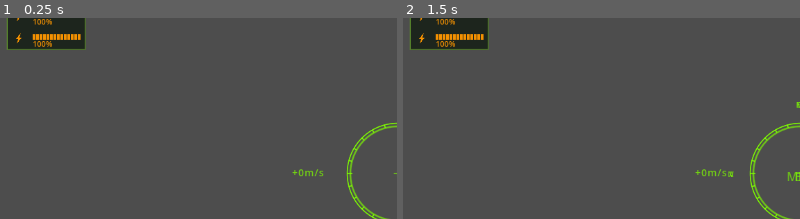
Above: before the commit, frames 1-2 (left to right).
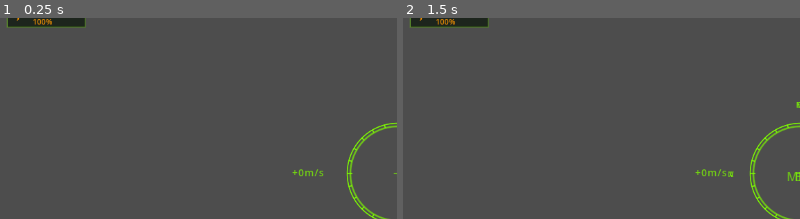
Above: after the commit, the same moments.

Repository: jleclanche/iw2-remaster
Game: Godot game, scene res://scenes/main.tscn
The game is run twice, just before and just after one commit, with the same random seed, the same clock (stepped at 60 frames per second) and the same inputs.
Inputs (mouse positions are % of the whole screen's width and height, from its top left):
- Up to frame 1 (0.25 s): no input
- Up to frame 2 (1.5 s): tap Enter at 0.5 s; move the mouse to (72, 50) at 0.52 s; hold Right 0.53-1.25 s; hold Enter 0.53-1.25 s; click (72, 50) at 0.67 s; tap Space at 0.77, 1.07, 1.25 s; drag from (30, 61) to (45, 78) at 1.27 s
The pictures show only the part of the screen within x 0-50%, y 17-67%; the shares and areas given below are measured in that part.

The runs differ from the first frame. In frame 1, 2.4% of the frame differs, in the area x 1-22%, y 3-16%; in frame 2, 2.4%.
Error in both runs: Unable to iterate on object of type 'Nil'. (res://scripts/pog/natives/world.gd:265)

Commit message:
HUD: a locked base is a NAVIGATION LOCK with an icon, not a target render
Three of the four HUD divergences fixed against the shipped iwar2.dll:

- NAVIGATION LOCK vs TARGET LOCK, and no 3D render for a nav lock. The MFD
  mode is a class-ICON lookup, not "is it a ship": FUN_10102930 ->
  FUN_10102e30 keeps mode 2 (the EO render) ONLY when FUN_100e86d0(sim)==0
  (a plain ship). A station/base (cat 0xe -> glyph 58/59/61), a waypoint,
  an L-point all redirect to mode 3 = NAVIGATION LOCK with the class glyph
  and no render. _draw_mfd now routes station/gunstar/base/lpoint/waypoint
  to mode 3; only target_ai ships get the render. Captions read from
  hud.csv (mode 2 "TARGET LOCK", mode 3 "NAVIGATION LOCK", line 2
  "WAYPOINT").
- Shield status was overlapping the ORB; per flux.ini's element order
  (OrbRadar -> Shields -> Clock) it belongs UNDER the ORB. Threaded a
  right-hand cursor so shields sit below the ORB and the clock below them.
- The weapon panel was splitting the name on "/" into an invented
  "L-PBC / R-PBC" pair; icHUDWeapons draws one row per group -- now one row.

The colour is the one point left open, and honestly. In the shipped DLL
the reticle ring is green UNCONDITIONALLY (0x100f6352) and the magenta
DAT is never read -- so we did NOT recolour the ring amber or add a purple
crosshair, because that would contradict the binary. A reference that
shows amber/purple does not match this DLL; recorded as UNRESOLVED pending
where that reference came from, rather than guessing.

mechcheck 29/29, campcheck PASS. nav-lock screenshot read back and
confirmed.

Co-Authored-By: Claude Fable 5 <noreply@anthropic.com>

Diff:
--- a/game/scripts/hud.gd
+++ b/game/scripts/hud.gd
@@ -242,6 +242,7 @@
 
 func _process(d: float) -> void:
 	_menushot_step(d)
+	_navshot_step(d)
 	_menu_spin_step(d)
 	_menu_process(d)
 	if flash_time > 0.0:
@@ -289,9 +290,14 @@
 			_mfd_fx.active = false
 		_draw_mfd()
 	_draw_weapon_panel()
-	# icHUDShipStatus lives on the additive _status_fx layer (see _ready)
+	# icHUDShipStatus lives on the additive _status_fx layer (see _ready).
+	# The right-hand block stack is, top to bottom, icHUDOrbRadar (7),
+	# icHUDShields (8) and icHUDClock (9) in flux.ini [icHUD] draw order, so the
+	# SHIELD STATUS panel sits directly under the contacts ORB and the clock under
+	# that. _draw_orb seeds _rhs_y; the shields and clock stack off it.
+	_draw_orb()
 	_draw_shield_panel()
-	_draw_orb()
+	_draw_clock(_rhs_y)
 	_draw_contact_list()
 	_draw_log(c)
 	_draw_console()
@@ -873,6 +879,16 @@
 	# FUN_100f6340 switches to the off-reticle indicator once the target sits
 	# further than RET_R + RET_SLOP from the centre.
 	if not behind and p.distance_to(c) < RET_R + RET_SLOP:
+		# In-reticle marker (FUN_100f6340 @ 0x100f64ec): for a NAVIGATION lock
+		# (target category 4 waypoint / 5 L-point) the master draws the class
+		# glyph -- sprite 47 (waypoint) or 60 (L-point) -- AT the target's screen
+		# position, in the contact colour, filling the ring when the nav point is
+		# dead ahead. A base/station lock shows its class glyph the same way. This
+		# is the "crosshair in the ring" of a nav lock; ships instead get the
+		# FUN_100f76a0 lead/box marker, which our bracket pass already draws.
+		var nav := _target_nav_icon()
+		if nav != 0:
+			_spr(p, nav, col)
 		return
 	var local: Vector3 = cam.global_transform.affine_inverse() * world
 	var dir2 := Vector2(local.x, -local.y)
@@ -888,6 +904,22 @@
 		var t: Dictionary = main.objects[main.target_idx]
 		return GREEN if t["category"] == "lpoint" else YELLOW
 	return YELLOW
+
+func _target_nav_icon() -> int:
+	# The in-reticle class glyph for the current target if it is a NAVIGATION
+	# lock (mode-3 category), else 0. Same table as the MFD's class icon
+	# (FUN_100e86d0): waypoint 47, L-point 60, station/base 58.
+	# Only categories 4 (waypoint) and 5 (L-point) are drawn as the centred class
+	# glyph by the reticle master (0x100f64ec). A station lock uses FUN_100f76a0's
+	# box marker instead, whose atlas cell we have not verified, so we leave a
+	# station to the corner-bracket pass rather than invent a centred glyph.
+	if main.target_ai != null and is_instance_valid(main.target_ai):
+		return 0
+	if main.target_idx >= 0:
+		var cat := str(main.objects[main.target_idx]["category"])
+		if cat == "lpoint" or cat == "waypoint":
+			return _nav_class_icon(cat)
+	return 0
 
 # @element icHUDReticle
 #
@@ -1760,6 +1792,62 @@
 	menu_focus = MENU_SHOTS[_mshot_i]
 	menu_time = 8.4
 
+# --- dev: `-- --hudnavshot` ---------------------------------------------------
+# Verifies the NAVIGATION-LOCK flight HUD: spawns beside Lucrecia's Base (the
+# menu's "Lucrecia's Base (Nebula)" entry -> start_in_system with the base as the
+# arrival entity), targets the base, faces it, writes one windowed PNG and quits.
+# Run WITHOUT --headless so the viewport actually renders.
+var _navshot_i := -2
+var _navshot_t := 0.0
+
+func _navshot_step(d: float) -> void:
+	if _navshot_i == -2:
+		_navshot_i = 0 if "--hudnavshot" in OS.get_cmdline_user_args() else -3
+		return
+	if _navshot_i == -3:
+		return
+	_navshot_t += d
+	match _navshot_i:
+		0:
+			if _navshot_t < 0.4:
+				return
+			# leave the front end and arrive beside the base
+			main.menu.launched = true
+			main.menu.visible = false
+			main.start_in_system("hoffers_wake", "Lucrecia's Base")
+			# target the base and point the nose at it so the nav lock sits in
+			# the reticle
+			main.ship.global_position = Vector3.ZERO
+			main.ship.velocity = Vector3.ZERO
+			for i in main.objects.size():
+				if str(main.objects[i]["name"]) == "Lucrecia's Base":
+					main.target_idx = i
+					var o: Dictionary = main.objects[i]
+					var to := Vector3(o["x"] - main.px, o["y"] - main.py,
+							o["z"] - main.pz).normalized()
+					main.ship.global_transform = Transform3D(Basis.IDENTITY,
+							Vector3.ZERO).looking_at(to * 1000.0, Vector3.UP)
+					break
+			main.cam_mode = 1
+			main._apply_view()
+			_navshot_i = 1
+			_navshot_t = 0.0
+		1:
+			if _navshot_t < 1.2:
+				return
+			var img := get_viewport().get_texture().get_image()
+			var dir: String = main._base().path_join("build/shots")
+			DirAccess.make_dir_recursive_absolute(dir)
+			img.save_png(dir.path_join("hud_navlock.png"))
+			print("HUDNAVSHOT hud_navlock.png  target=",
+					main.objects[main.target_idx]["name"] if main.target_idx >= 0
+					else "<none>")
+			_navshot_i = 2
+			_navshot_t = 0.0
+		2:
+			if _navshot_t > 0.2:
+				get_tree().quit()
+
 # --- world-space target marks -----------------------------------------------
 # @element icHUDBrackets
 #   Draw = FUN_100e37f0. Corner brackets on the projected bounding box, the
@@ -1912,7 +2000,18 @@
 		tname = str(t["name"])
 		ttype = str(t.get("type", ""))
 		match tcat:
-			"lpoint", "waypoint":
+			# The engine's mode select (FUN_10102930 -> FUN_10102e30) does NOT key
+			# on "is this a ship". It routes to mode 3 (NAVIGATION LOCK, class
+			# icon, no video feed) for any sim whose class-icon lookup
+			# FUN_100e86d0 (0x100e86d0) returns non-zero: category 4 waypoint (47),
+			# category 5 L-point (60), category 0xb (58) and, via the icStation
+			# branch, category 0xe stations (58/59/61). Only a sim that returns
+			# icon 0 -- a bare category-2 ship of ship-type 0 -- falls through to
+			# mode 2 and gets the 3D EO render. A base you have targeted (or set as
+			# BASE RETURN) is a station, so it is a NAVIGATION LOCK with a nav
+			# icon, NOT a model render. That is the bug the user saw: we were
+			# forcing mode 2 for everything that was not an lpoint/waypoint.
+			"lpoint", "waypoint", "station", "gunstar", "base":
 				mode = 3
 			"cargo":
 				mode = 4
@@ -1931,13 +2030,20 @@
 			# L-point), then its overlay (0x2f/0x3c -> 0x2e), then roundel 0x33
 			_panel(r.position, r.size, "NAVIGATION LOCK")
 			target_view.enabled = false
-			var icon := 60 if tcat == "lpoint" else 47
+			# The class icon (FUN_100e86d0): L-point 60, waypoint 47, station /
+			# gunstar 58. The short-mode class-icon draw in the master (icHUD-
+			# TargetMFD, "height == 48" branch) puts the glyph at (16,32), then an
+			# overlay (only for the 47/60 waypoint-family glyphs -> sprite 0x2e =
+			# 46), then roundel 0x33 = 51 on top -- all in the contact's colour.
+			var icon := _nav_class_icon(tcat)
 			var icol := _contact_color(false, tcat)
 			var ip := r.position + Vector2(16, 32)
 			_spr(ip, icon, icol)
-			_spr(ip, 46, icol)
+			if icon == 47 or icon == 60:
+				_spr(ip, 46, icol)
 			_spr(ip, 51, icol)
-			# line 2 is hud_target_waypoint_details = "WAYPOINT" for both
+			# line 2 is hud_target_waypoint_details = "WAYPOINT" for every mode-3
+			# lock, whether the target is a waypoint, an L-point or a base.
 			_mfd_text(r, tname.to_upper(), "WAYPOINT", 32.0)
 		_:
 			var caption := "UCP SCAN" if mode == 4 else "TARGET LOCK"
@@ -1972,6 +2078,20 @@
 					32.0 if mode == 2 else 0.0)
 	_ea = 1.0
 
+func _nav_class_icon(cat: String) -> int:
+	# FUN_100e86d0 @ 0x100e86d0, the MFD/short-block class-icon lookup, keyed by
+	# the sim's category (+0x194). Category table DAT_1011db64: 4/waypoint -> 47,
+	# 5/L-point -> 60, 0xb -> 58; the icStation branch (category 0xe) returns
+	# 58/59/61 by station sub-type, of which the common value is 58. Our string
+	# categories map onto those cases.
+	match cat:
+		"lpoint":
+			return 60
+		"station", "gunstar", "base":
+			return 58
+		_:
+			return 47
+
 func _mfd_fallback_cube(feed: Rect2) -> void:
 	# no avatar for this contact: our placeholder wireframe box (not from the
 	# binary -- the original always has the sim's avatar to render)
@@ -2056,7 +2176,14 @@
 	# Each row is a lightning sprite at x=16, a 14-segment charge bar at x=36
 	# (length 74), and a "%d%%" readout. Header is the weapon's own name.
 	_ea = _flash_a("icHUDWeapons")
-	var rows: int = 2 if "/" in str(main.weapon_name) else 1
+	# icHUDWeapons draws one row per iiWeapon in the SELECTED GROUP, headed by the
+	# group's own localised name uppercased. A "QUAD LIGHT PBC" is ONE linked
+	# group -> ONE row, not one row per barrel and not a left/right pair. We used
+	# to split main.weapon_name on "/" and draw two rows ("L-PBC" / "R-PBC"),
+	# which is invented -- the original shows the single group name. The group's
+	# real name comes from weapons.group_label(); main.weapon_name's "L-PBC /
+	# R-PBC" is only a pre-fit placeholder (see the note in the final report).
+	var rows := 1
 	# One extra row for the selected secondary (missile magazine). The engine's
 	# element shows the SELECTED GROUP's weapons one per row; the ammo-count
 	# readout text is ours (the magazine row's exact layout was not recovered).
@@ -2260,8 +2387,13 @@
 			_contact_color(a.behavior == "attack", "traffic"), a == main.target_ai])
 	return out
 
+# The next free Y on the right-hand block stack. icHUDOrbRadar seeds it; the
+# shields panel and the clock advance down from it, so they never overlap the
+# ORB (they used to: the shields were anchored at MARGIN, on top of it).
+var _rhs_y := 0.0
+
 func _draw_orb() -> void:
-	# right-hand block stack: ORB, then the clock beneath it
+	# right-hand block stack: ORB, then SHIELD STATUS, then the clock beneath
 	_ea = _flash_a("icHUDOrbRadar")
 	var size := Vector2(PANEL_W, 128.0)
 	var pos := Vector2(_right_x(size.x), MARGIN)
@@ -2309,7 +2441,7 @@
 		else:
 			draw_circle(tip, 2.6, _dim(col))
 	_ea = 1.0  # the clock is its own element (icHUDClock); it never flashes
-	_draw_clock(_advance(pos.y, size.y))
+	_rhs_y = _advance(pos.y, size.y)  # next block (shields) stacks here
 
 func _draw_clock(y: float) -> void:
 	# icHUDClock (FUN_100e40f0): centiseconds since leaving port, formatted
@@ -2360,10 +2492,14 @@
 		return
 	var rows: Array = main.sys.shield_rows()
 	if rows.is_empty():
-		return   # height 0: the panel vanishes
+		return   # height 0: the panel vanishes (FUN_100e2540(this,112,0))
 	_ea = _flash_a("icHUDShields")
 	var size := Vector2(PANEL_W, ROW_PITCH * rows.size() + HDR_H)
-	var pos := Vector2(_right_x(PANEL_W), MARGIN)
+	# right-anchored, DIRECTLY UNDER the ORB (the flux.ini stack order is
+	# OrbRadar -> Shields -> Clock). _rhs_y is the ORB's bottom, seeded by
+	# _draw_orb; we advance it so the clock lands under the shields.
+	var pos := Vector2(_right_x(PANEL_W), _rhs_y)
+	_rhs_y = _advance(pos.y, size.y)
 	_panel(pos, size, "SHIELD STATUS")
 	var flash: bool = fposmod(float(Time.get_ticks_msec()) * 0.001, 1.0) < 0.5
 	for i in rows.size():
Not shown, changed: docs/hud.md
Not shown, changed: docs/hud_elements.md
Not shown, changed: docs/original.md
